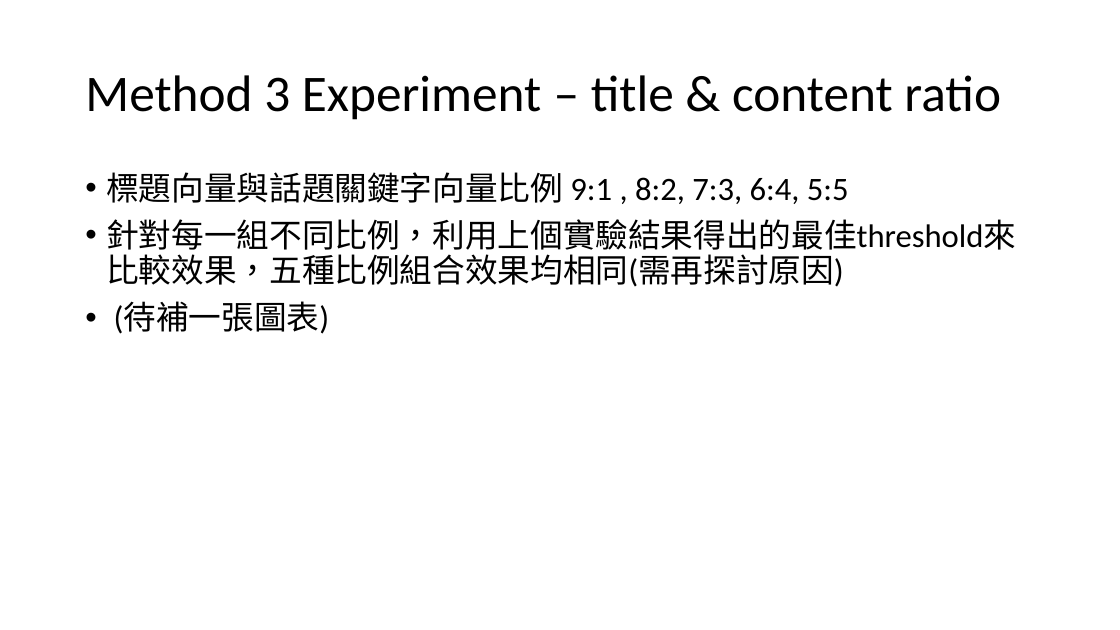
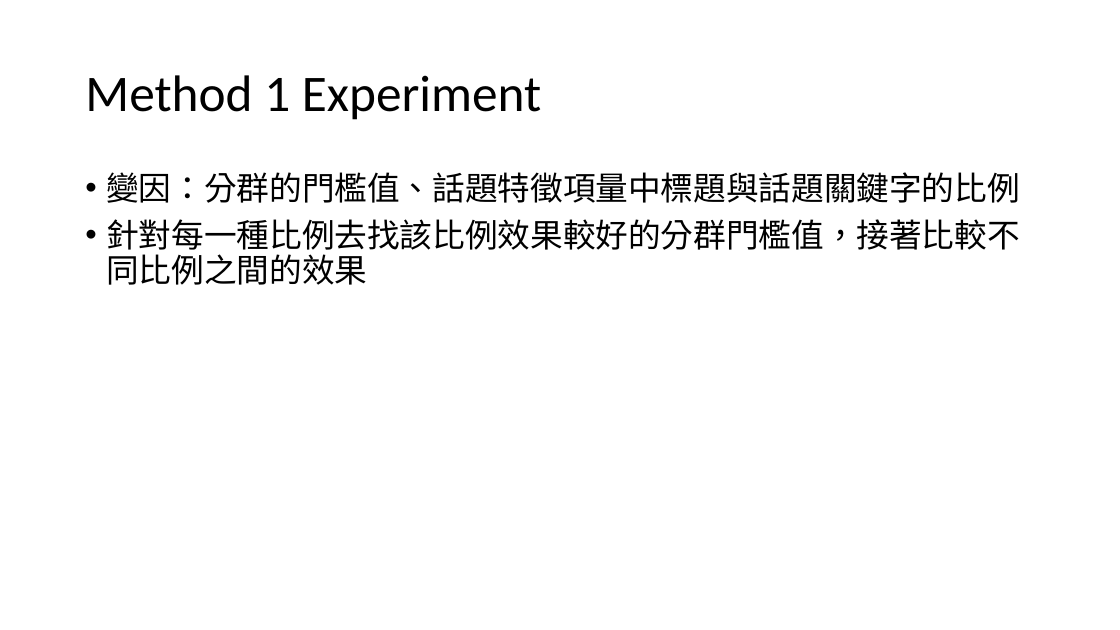
Before and after one commit to ZhongTing/HotTopicDetection, a slide deck: slide 28 of Hot-Topic-Detection.pptx (slide 27 before the commit). Drawn at 1120x630 pixels with LibreOffice and Linux fonts; fonts in the diff are those of the drawing. Boxes give left, top, right and bottom in pixels: in the first picture for what was removed or moved away, otherwise in the second. Text is boxed around its words. In the diff, an @@ line names an element or a change of style, - is before the commit and + after.

Commit message:
更新實驗數據

```diff
--- a/Hot-Topic-Detection.pptx
+++ b/Hot-Topic-Detection.pptx
@@ title at box(85, 75, 541, 120): text changed @@
-Method 3 Experiment – title & content ratio
+Method 1 Experiment
@@ text at box(106, 172, 1019, 285): text changed @@
-• 標題向量與話題關鍵字向量比例 9:1 , 8:2, 7:3, 6:4, 5:5
-• 針對每一組不同比例，利用上個實驗結果得出的最佳threshold來比較效果，五種比例組合效果均相同(需再探討原因)
-• (待補一張圖表)
+• 變因：分群的門檻值、話題特徵項量中標題與話題關鍵字的比例
+• 針對每一種比例去找該比例效果較好的分群門檻值，接著比較不同比例之間的效果
```
Also in this commit, not shown: 10 other slides changed, 24 slides added, 3 slides removed, 12 other files.
